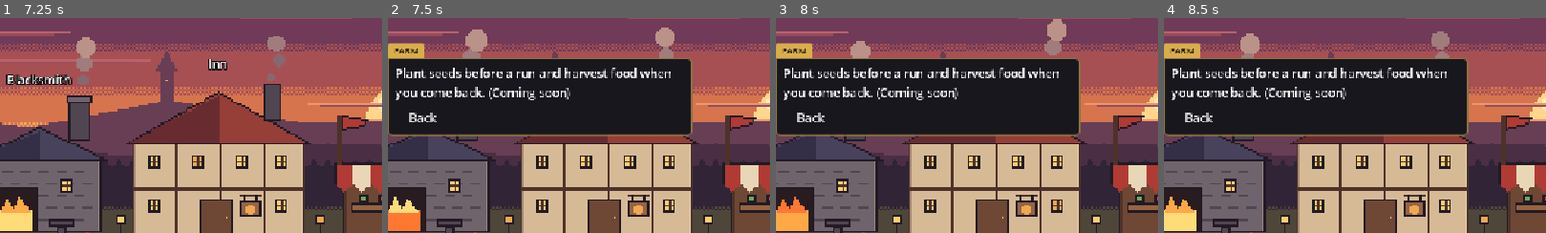
Above: before the commit, frames 1-4 (left to right).
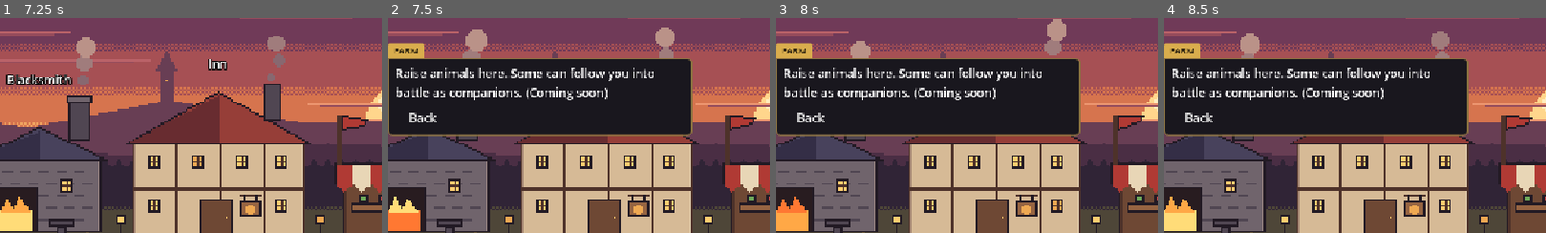
Above: after the commit, the same moments.

Repository: khasmn/project-k
Game: Godot game, scene res://scenes/menu/main_menu.tscn
Same seed, same stepped clock (60 frames per second), same inputs: the game is played once before the commit and once after it.
Inputs:
- Up to frame 1 (7.25 s): click "New Game" at 0.5 s; click "New hero" at 1.25 s; click "▶ New hero" at 2 s; click "▶ New hero" at 2.75 s; click "Warrior" at 3.5 s; click "New hero" at 4.25 s; click "Warrior" at 5 s; click "▶ Warrior" at 5.75 s; click "Start run" at 6.5 s
- Up to frame 2 (7.5 s): click "Farm" at 7.25 s
- Up to frame 3 (8 s): no input
- Up to frame 4 (8.5 s): click "Blacksmith" at 8 s
The pictures show only the part of the screen within x 30-80%, y 26-76%; the shares and areas given below are measured in that part.

Frame 1 is identical in both runs. In frame 2, 3.4% of the frame differs, in the area x 2-74%, y 23-39%; in frame 3, 3.4%; in frame 4, 3.4%.

Commit message:
Farm raises companion animals
Co-Authored-By: Claude Opus 5.5 <noreply@anthropic.com>

Diff:
--- a/scripts/city/town.gd
+++ b/scripts/city/town.gd
@@ -6,7 +6,7 @@
 const ART_SIZE: Vector2 = Vector2(384, 216)
 ## Each building: its clickable rectangle in art pixels (x, y, width, height) and what its window says.
 const BUILDINGS: Array = [
-	{"name": "Farm", "rect": [4, 92, 92, 74], "text": "Plant seeds before a run and harvest food when you come back. (Coming soon)"},
+	{"name": "Farm", "rect": [4, 92, 92, 74], "text": "Raise animals here. Some can follow you into battle as companions. (Coming soon)"},
 	{"name": "Blacksmith", "rect": [100, 92, 70, 74], "text": "Craft and upgrade gear: helmet, armor, weapons, shields and jewelry. (Coming soon)"},
 	{"name": "Inn", "rect": [178, 84, 94, 82], "text": "A warm bed and a hot meal."},
 	{"name": "Shop", "rect": [282, 100, 92, 66], "text": "Buy potions and supplies with your gold. (Coming soon)"},
Not shown, changed: docs/memory/decisions.md
Not shown, changed: docs/memory/design.md
